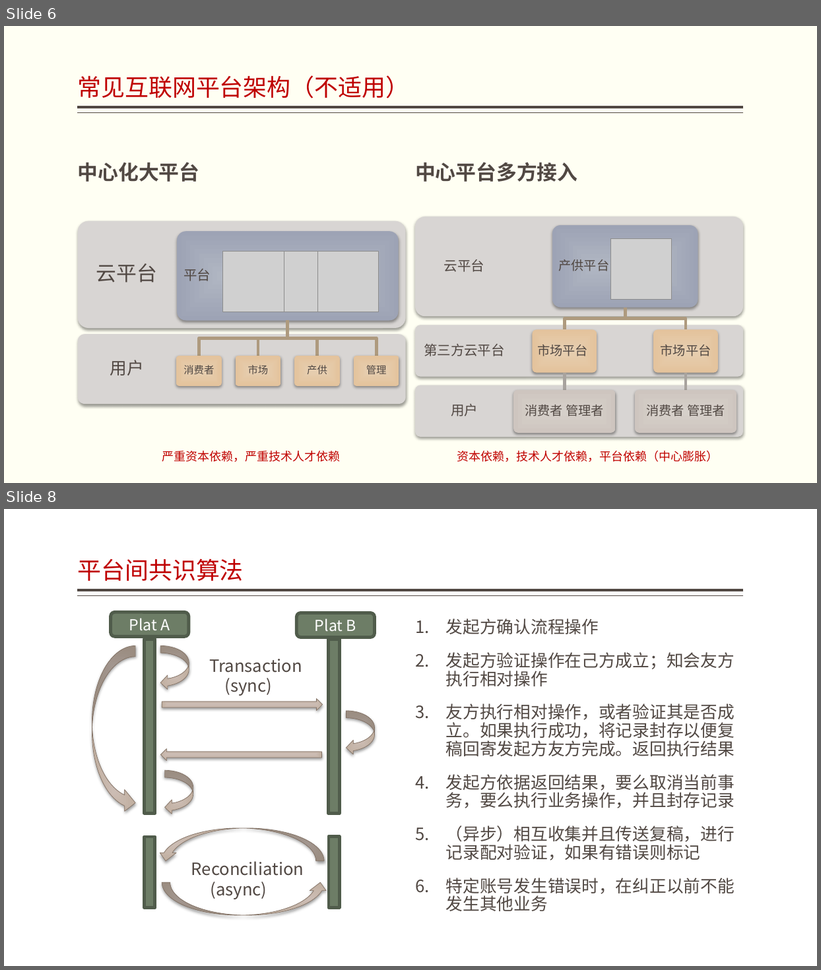
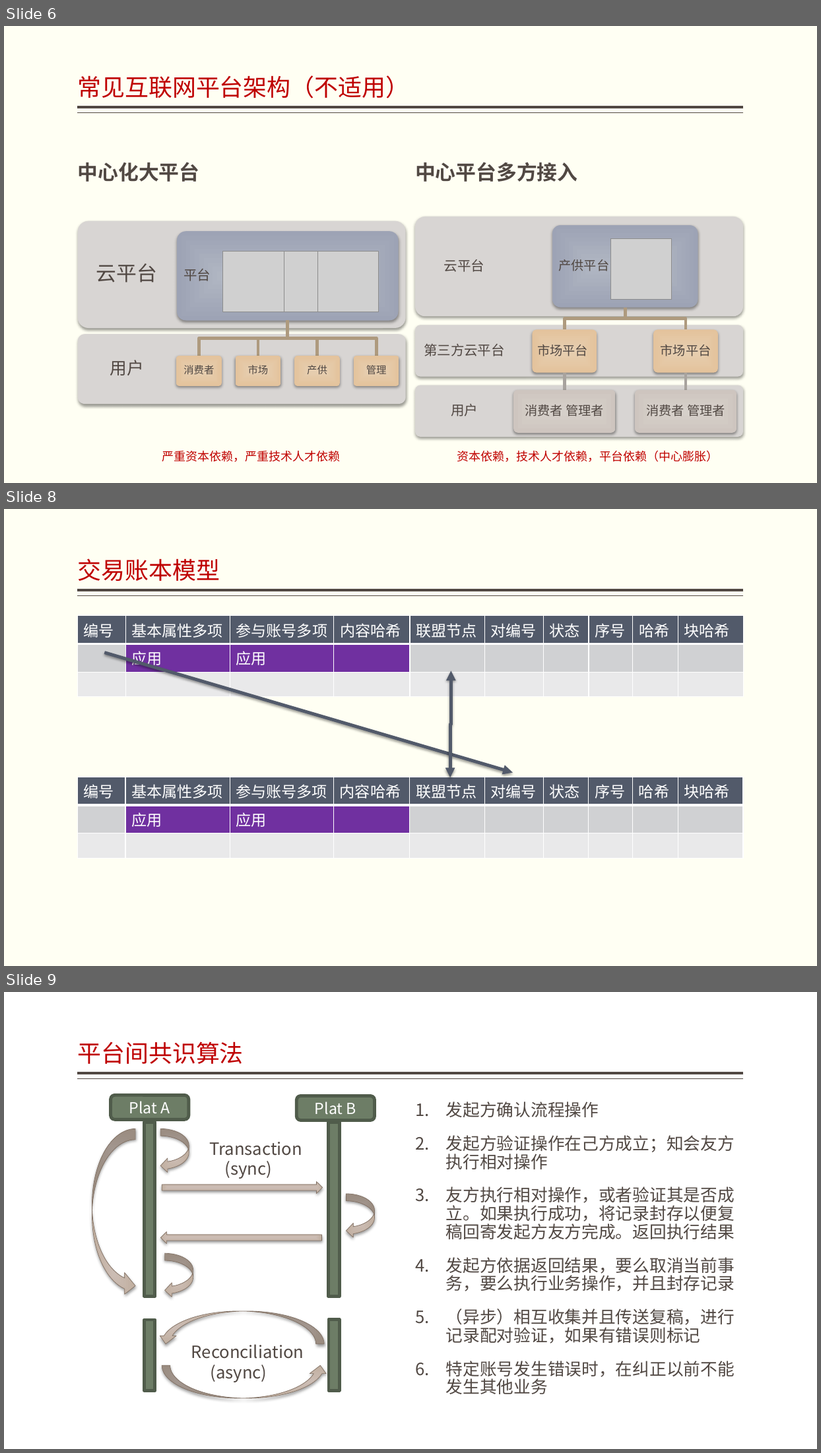
Before and after one commit to jzgi/chainsmart, a slide deck: Docs/品链应用参考设计.pptx. Shown one above the other, each under a label of ours: slides 6 and 8 before the commit, slides 6, 8 and 9 after it; the slides between them are not shown. The pictures are 821x970 and 821x1453 pixels, drawn with LibreOffice and Linux fonts; fonts in the diff are those of the drawing; grey boxes stand for pictures. Boxes give left, top, right and bottom in pixels: in the first picture for what was removed or moved away, otherwise in the second. Text is boxed around its words. In the diff, an @@ line names an element or a change of style, - is before the commit and + after.

```diff
--- a/Docs/品链应用参考设计.pptx
+++ b/Docs/品链应用参考设计.pptx
@@ slide 8 added at box(4, 509, 817, 966), background #FFFFF3; not listed: 2 template elements that a slide beside it also shows @@
@@ title added at box(78, 559, 220, 581), 28 pt, text #BF0102 @@
+交易账本模型
@@ table added at box(78, 616, 743, 690), 3 rows, 10 columns @@
+编号 | 基本属性多项 | 参与账号多项 | 内容哈希 | 联盟节点 | 对编号 | 状态 | 序号 | 哈希 | 块哈希
+ | 应用 | 应用 |  |  |  |  |  |  | 
+ |  |  |  |  |  |  |  |  | 
@@ arrow added from (104, 653) to (513, 772), #525A6A 3.82 pt @@
@@ elbow double arrow added from (451, 671) to (451, 778), #525A6A 3.82 pt @@
@@ table added at box(78, 778, 743, 851), 3 rows, 10 columns @@
+编号 | 基本属性多项 | 参与账号多项 | 内容哈希 | 联盟节点 | 对编号 | 状态 | 序号 | 哈希 | 块哈希
+ | 应用 | 应用 |  |  |  |  |  |  | 
+ |  |  |  |  |  |  |  |  | 
@@ what was slide 8 is now slide 9 @@
```
Also in this commit, not shown: 1 slide changed, 1 slide removed, 35 other files.
